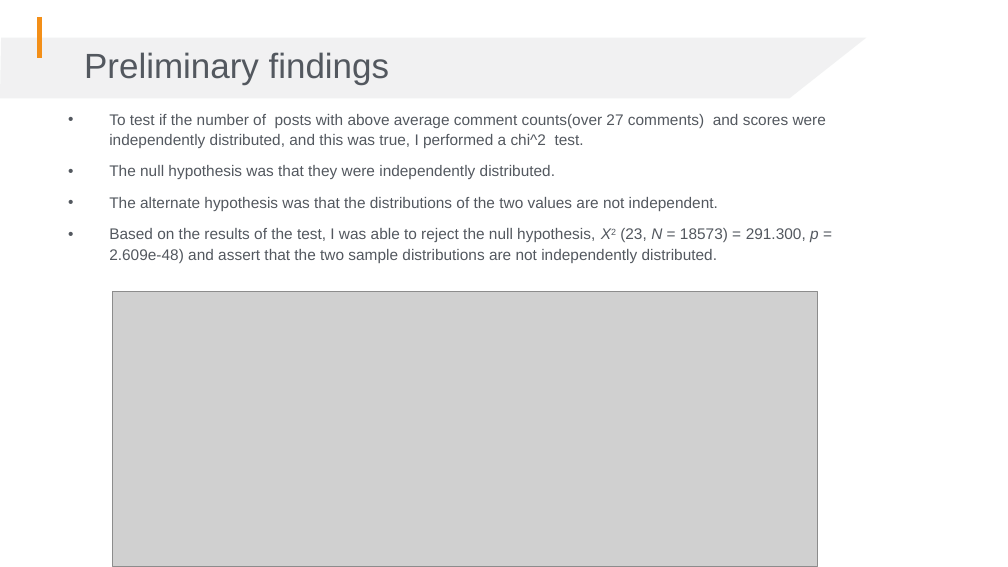
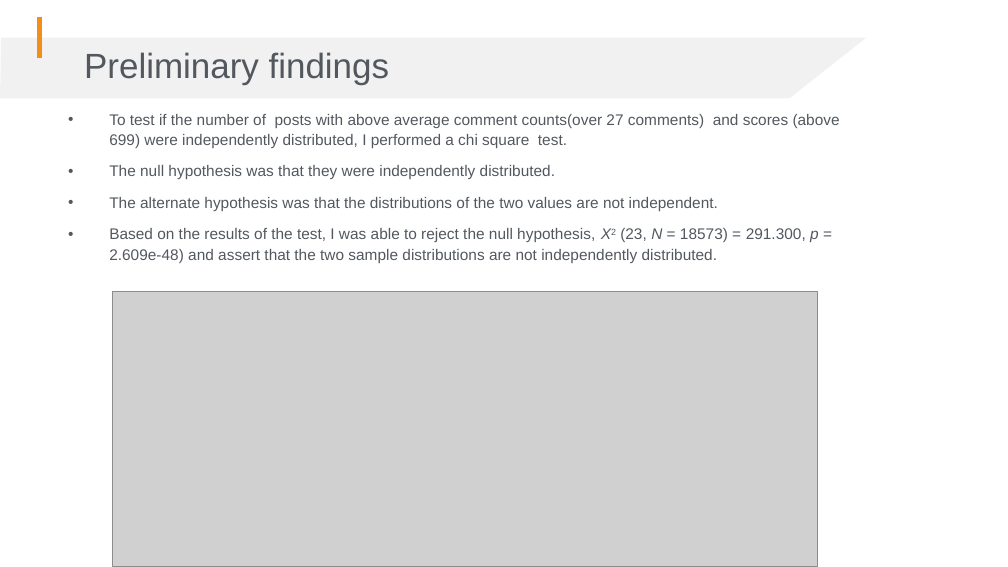
Before and after one commit to Jameshskelton/Simple-Reddit-Scraper, a slide deck: slide 5 of G103-capstone-1-pres-draft-1.pptx. Drawn at 1008x567 pixels with LibreOffice and Linux fonts; fonts in the diff are those of the drawing; grey boxes stand for pictures; background and template pictures are left out. Boxes give left, top, right and bottom in pixels: in the first picture for what was removed or moved away, otherwise in the second. Text is boxed around its words. In the diff, an @@ line names an element or a change of style, - is before the commit and + after.

```diff
--- a/G103-capstone-1-pres-draft-1.pptx
+++ b/G103-capstone-1-pres-draft-1.pptx
@@ text at (109, 114, 840, 148): text changed @@
-• To test if the number of posts with above average comment counts(over 27 comments) and scores were independently distributed, and this was true, I performed a chi^2 test.
+• To test if the number of posts with above average comment counts(over 27 comments) and scores (above 699) were independently distributed, I performed a chi square test.
```
Also in this commit, not shown: 4 other files.
